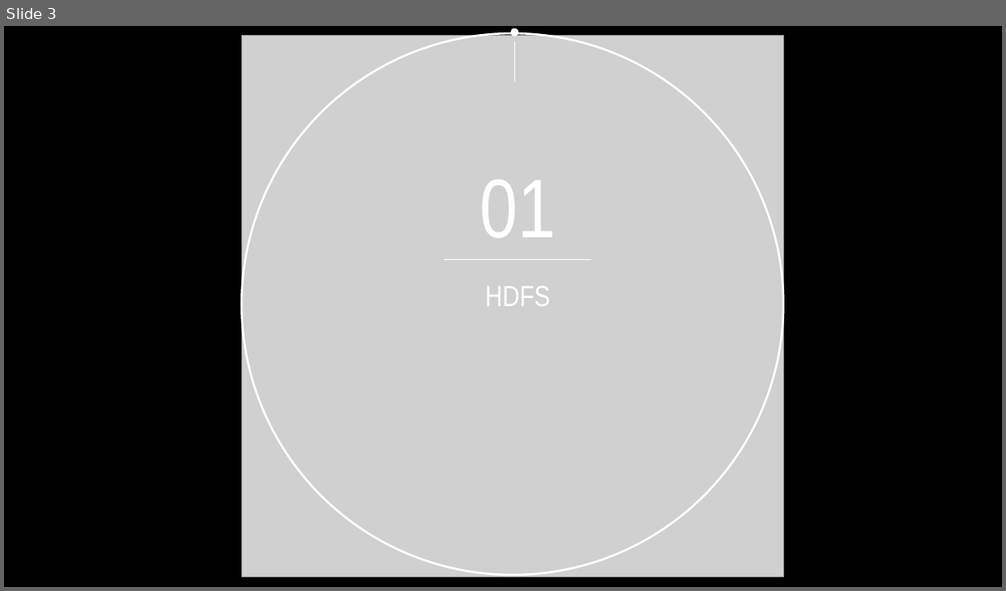
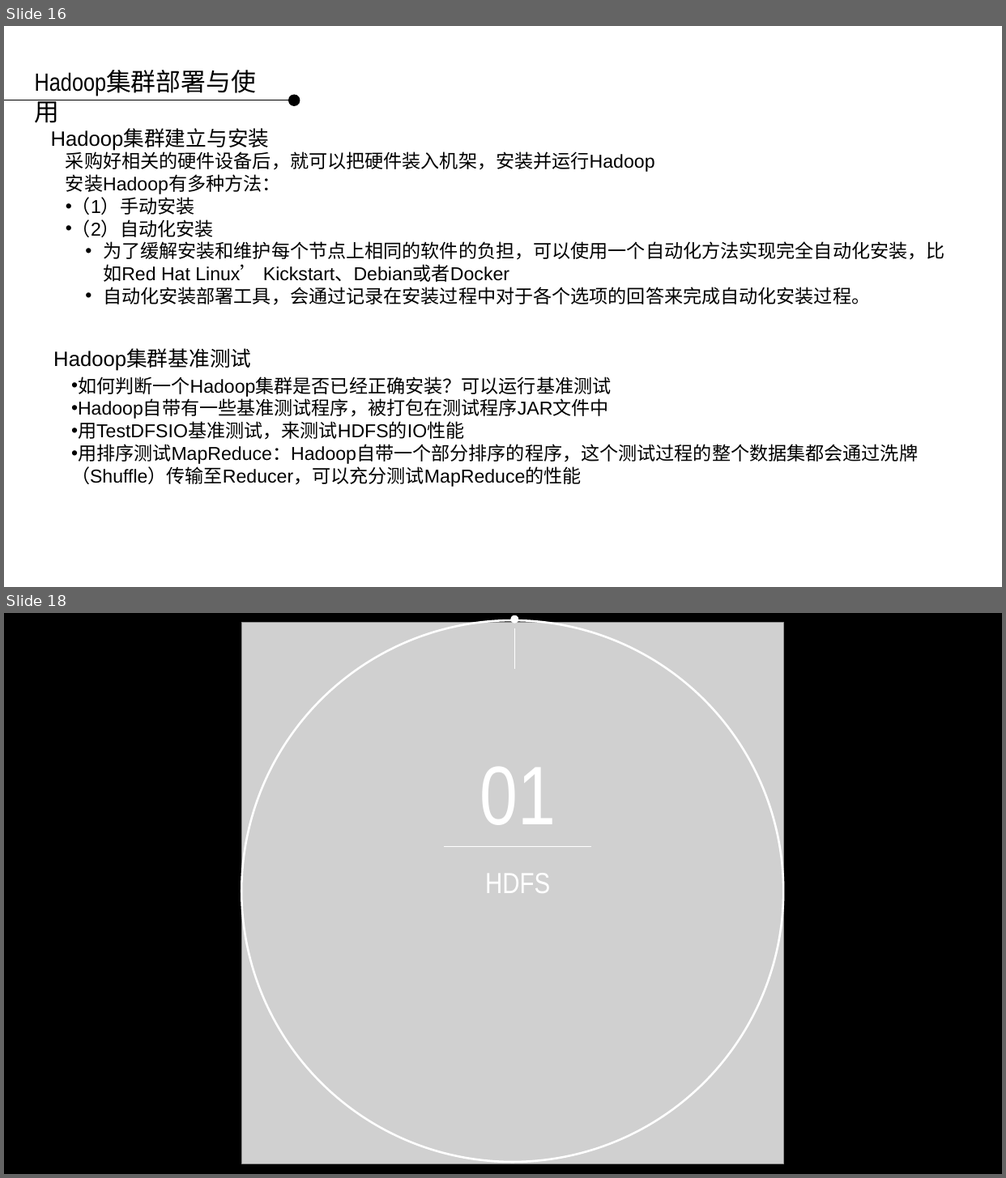
Before and after one commit to applepip/Big_Data, a slide deck: 数据采集系统-清华王宇新/数据采集系统 - 数据存储 第四讲.pptx. Shown one above the other, each under a label of ours: slide 3 before the commit, slides 16 and 18 after it; the slides between them are not shown. The pictures are 1006x591 and 1006x1178 pixels, drawn with LibreOffice and Linux fonts; fonts in the diff are those of the drawing; grey boxes stand for pictures; background and template pictures are left out. Boxes give left, top, right and bottom in pixels: in the first picture for what was removed or moved away, otherwise in the second. Text is boxed around its words. In the diff, an @@ line names an element or a change of style, - is before the commit and + after.

```diff
--- a/数据采集系统-清华王宇新/数据采集系统 - 数据存储 第四讲.pptx
+++ b/数据采集系统-清华王宇新/数据采集系统 - 数据存储 第四讲.pptx
@@ slide 16 added at (x1=4, y1=26, x2=1002, y2=587), background picture (left out) @@
@@ text added at (x1=27, y1=62, x2=286, y2=100), 24 pt, text #000000 @@
+Hadoop集群部署与使用
@@ ellipse added at (x1=288, y1=95, x2=300, y2=107), fill #000000 @@
@@ line added from (4, 100) to (288, 100), #000000 0.75 pt @@
@@ text added at (x1=51, y1=129, x2=270, y2=151), 20 pt, text #000000 @@
+Hadoop集群建立与安装
@@ text added at (x1=66, y1=149, x2=944, y2=305), 18 pt, text #000000 @@
+采购好相关的硬件设备后，就可以把硬件装入机架，安装并运行Hadoop
+安装Hadoop有多种方法：
+• （1）手动安装
+• （2）自动化安装
+  • 为了缓解安装和维护每个节点上相同的软件的负担，可以使用一个自动化方法实现完全自动化安装，比如Red Hat Linux’ Kickstart、Debian或者Docker
+  • 自动化安装部署工具，会通过记录在安装过程中对于各个选项的回答来完成自动化安装过程。
@@ text added at (x1=53, y1=350, x2=251, y2=371), 20 pt, text #000000 @@
+Hadoop集群基准测试
@@ text added at (x1=71, y1=377, x2=918, y2=487), 18 pt, text #000000 @@
+• 如何判断一个Hadoop集群是否已经正确安装？可以运行基准测试
+• Hadoop自带有一些基准测试程序，被打包在测试程序JAR文件中
+• 用TestDFSIO基准测试，来测试HDFS的IO性能
+• 用排序测试MapReduce：Hadoop自带一个部分排序的程序，这个测试过程的整个数据集都会通过洗牌（Shuffle）传输至Reducer，可以充分测试MapReduce的性能
@@ what was slide 3 is now slide 18 @@
```
Also in this commit, not shown: 14 other slides added, 13 slides removed.
